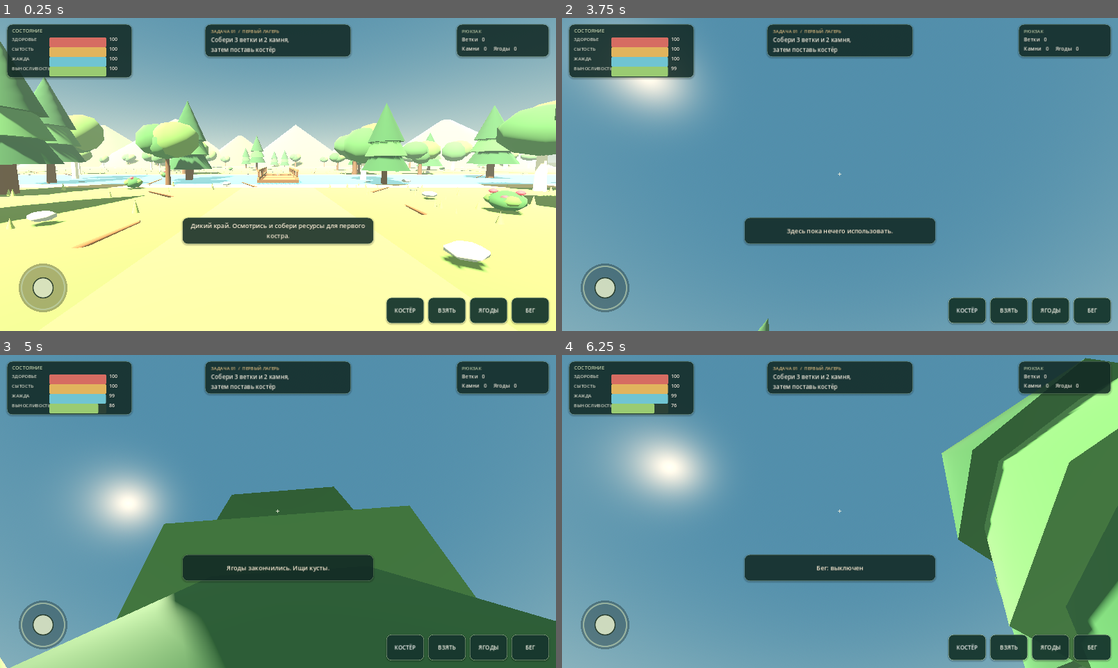
Above: before the commit, frames 1-4 (two rows, left to right).
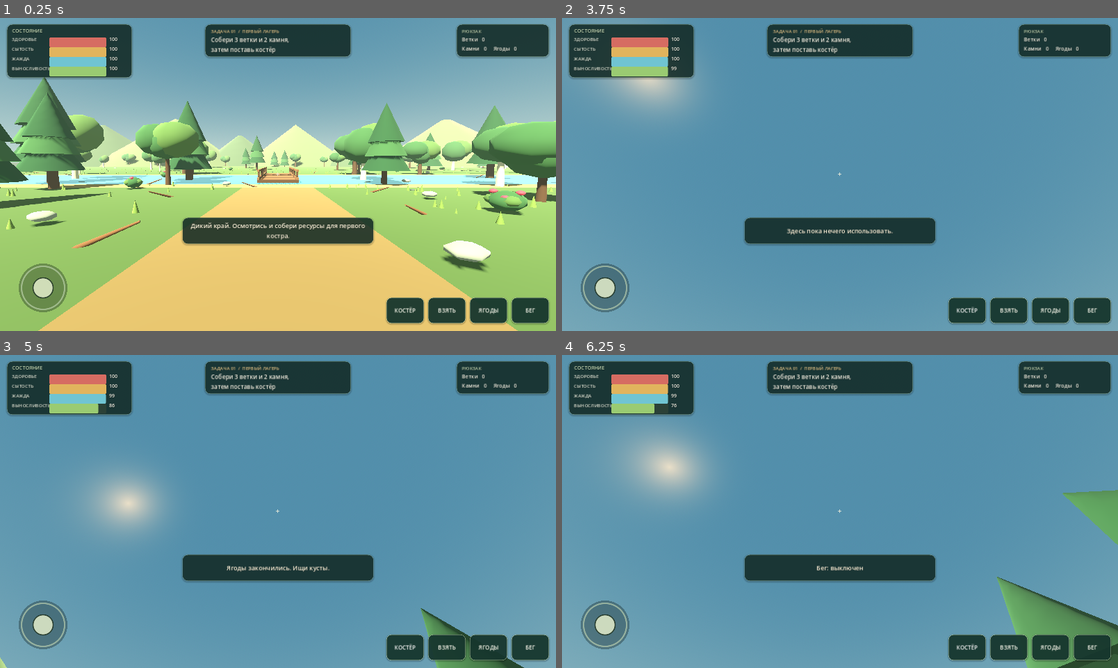
Above: after the commit, the same moments.

Repository: timurasfandiarov914-coder/gaymes
Game: Godot game, scene res://scenes/main.tscn
The game is run twice, just before and just after one commit, with the same random seed, the same clock (stepped at 60 frames per second) and the same inputs.
Inputs (mouse positions are in pixels of both pictures, inside the frame that each line leads up to):
- Up to frame 1 (0.25 s): no input
- Up to frame 2 (3.75 s): click "БЕГ" at 0.5 s; click "ЯГОДЫ" at 1.25 s; click "ВЗЯТЬ" at 2 s; click "КОСТЁР" at 2.75 s; tap Enter at 3.5 s; move the mouse to (867, 174) at 3.52 s; hold W from 3.53 s (still down); tap E at 3.6 s
- Up to frame 3 (5 s): keep holding W; move the mouse to (250, 511) at 4.27 s; tap F at 4.35 s
- Up to frame 4 (6.25 s): keep holding W; move the mouse to (851, 505) at 5.02 s; tap B at 5.1 s; move the mouse to (834, 517) at 5.77 s; tap Shift at 5.85 s

The runs differ from the first frame. In frame 1, 60% of the frame differs, in the area x 0-100%, y 7-100%; in frame 2, 1.4%; in frame 3, 31%; in frame 4, 22%.

Commit message:
Tune wilderness lighting and scale foreground trees

Diff:
--- a/scripts/main.gd
+++ b/scripts/main.gd
@@ -51,11 +51,11 @@
 			ripple.rotation.y = sin(_world_time * 0.24 + float(index)) * 0.035
 
 func _build_materials() -> void:
-	_materials["ground"] = _material(Color("#6d8750"))
-	_materials["grass"] = _material(Color("#81995b"))
-	_materials["grass_detail"] = _material(Color("#91a960"))
-	_materials["path"] = _material(Color("#9a865c"))
-	_materials["sand"] = _material(Color("#b4a174"))
+	_materials["ground"] = _material(Color("#587344"))
+	_materials["grass"] = _material(Color("#708c50"))
+	_materials["grass_detail"] = _material(Color("#7c984f"))
+	_materials["path"] = _material(Color("#8c774f"))
+	_materials["sand"] = _material(Color("#a99363"))
 	_materials["wood"] = _material(Color("#876044"))
 	_materials["bark"] = _material(Color("#604531"))
 	_materials["birch"] = _material(Color("#ded8bd"))
@@ -92,20 +92,20 @@
 	var sky := Sky.new()
 	var sky_material := ProceduralSkyMaterial.new()
 	sky_material.sky_top_color = Color("#426f88")
-	sky_material.sky_horizon_color = Color("#c7d7c1")
+	sky_material.sky_horizon_color = Color("#a9c3b8")
 	sky_material.sky_curve = 0.18
-	sky_material.ground_bottom_color = Color("#4f6248")
-	sky_material.ground_horizon_color = Color("#b4c2a0")
+	sky_material.ground_bottom_color = Color("#42553e")
+	sky_material.ground_horizon_color = Color("#96aa8d")
 	sky_material.ground_curve = 0.14
 	sky.sky_material = sky_material
 	environment.sky = sky
 	environment.ambient_light_source = Environment.AMBIENT_SOURCE_COLOR
-	environment.ambient_light_color = Color("#cad8bd")
-	environment.ambient_light_energy = 0.82
+	environment.ambient_light_color = Color("#a8b99f")
+	environment.ambient_light_energy = 0.58
 	environment.tonemap_mode = Environment.TONE_MAPPER_FILMIC
 	environment.fog_enabled = true
-	environment.fog_light_color = Color("#c4d2bc")
-	environment.fog_density = 0.004
+	environment.fog_light_color = Color("#a8b9a5")
+	environment.fog_density = 0.0026
 	environment.fog_sky_affect = 0.35
 	world.environment = environment
 	add_child(world)
@@ -113,8 +113,8 @@
 	var sun := DirectionalLight3D.new()
 	sun.name = "LateMorningSun"
 	sun.rotation_degrees = Vector3(-48.0, -32.0, 0.0)
-	sun.light_color = Color("#ffe7c2")
-	sun.light_energy = 1.25
+	sun.light_color = Color("#f1dfbd")
+	sun.light_energy = 0.88
 	sun.shadow_enabled = true
 	add_child(sun)
 
@@ -285,10 +285,10 @@
 func _spawn_forest() -> void:
 	# Trees near the player frame the trail but deliberately leave the centre open.
 	var foreground: Array[Vector4] = [
-		Vector4(-10.0, -4.0, 1.25, 0.0),
-		Vector4(11.0, -5.0, 1.18, 1.0),
-		Vector4(-14.0, -10.0, 1.35, 0.0),
-		Vector4(15.0, -11.0, 1.15, 2.0),
+		Vector4(-11.0, -7.0, 0.78, 0.0),
+		Vector4(11.0, -8.0, 0.8, 1.0),
+		Vector4(-14.0, -12.0, 1.0, 0.0),
+		Vector4(15.0, -13.0, 0.95, 2.0),
 		Vector4(-8.0, -14.0, 0.96, 1.0),
 		Vector4(8.0, -14.5, 1.05, 0.0),
 		Vector4(-20.0, -19.0, 1.35, 2.0),
